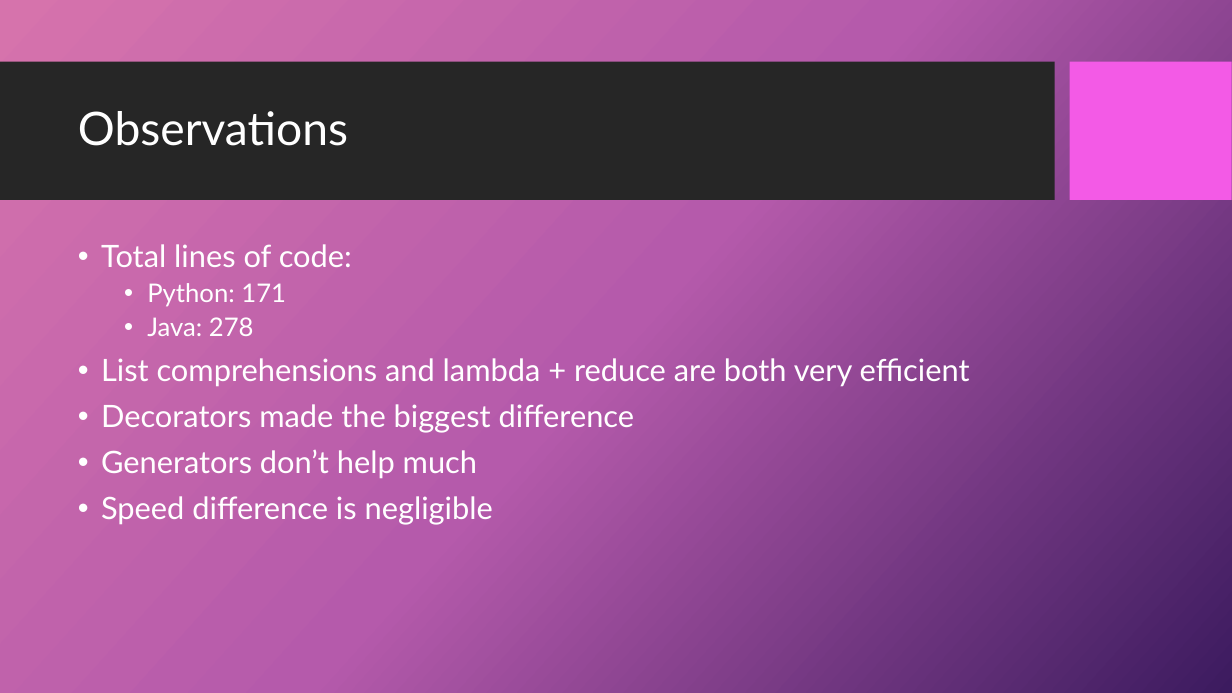
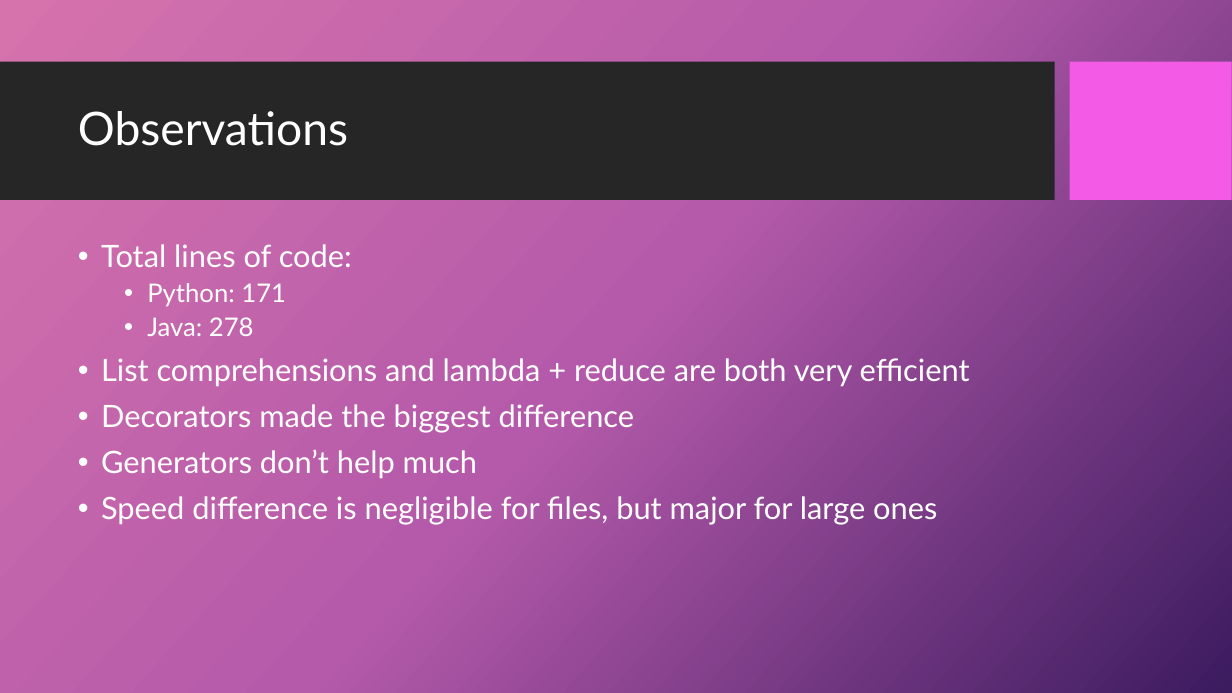
Before and after one commit to SaltyLightning/PythonFinalProject, a slide deck: slide 13 of Presentation.pptx (slide 7 before the commit). Drawn at 1232x693 pixels with LibreOffice and Linux fonts; fonts in the diff are those of the drawing; background and template pictures are left out. Boxes give left, top, right and bottom in pixels: in the first picture for what was removed or moved away, otherwise in the second. Text is boxed around its words. In the diff, an @@ line names an element or a change of style, - is before the commit and + after.

```diff
--- a/Presentation.pptx
+++ b/Presentation.pptx
@@ text at [101,496,937,525]: text changed @@
-• Speed difference is negligible
+• Speed difference is negligible for files, but major for large ones
```
Also in this commit, not shown: 3 other slides changed, 6 slides added, 7 other files.
